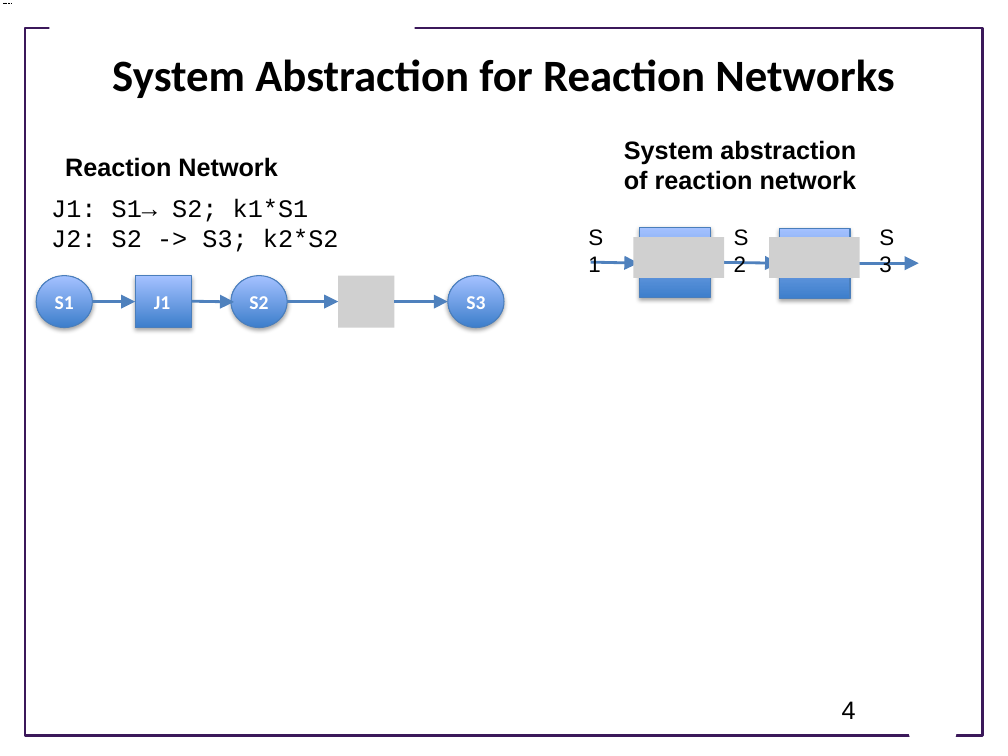
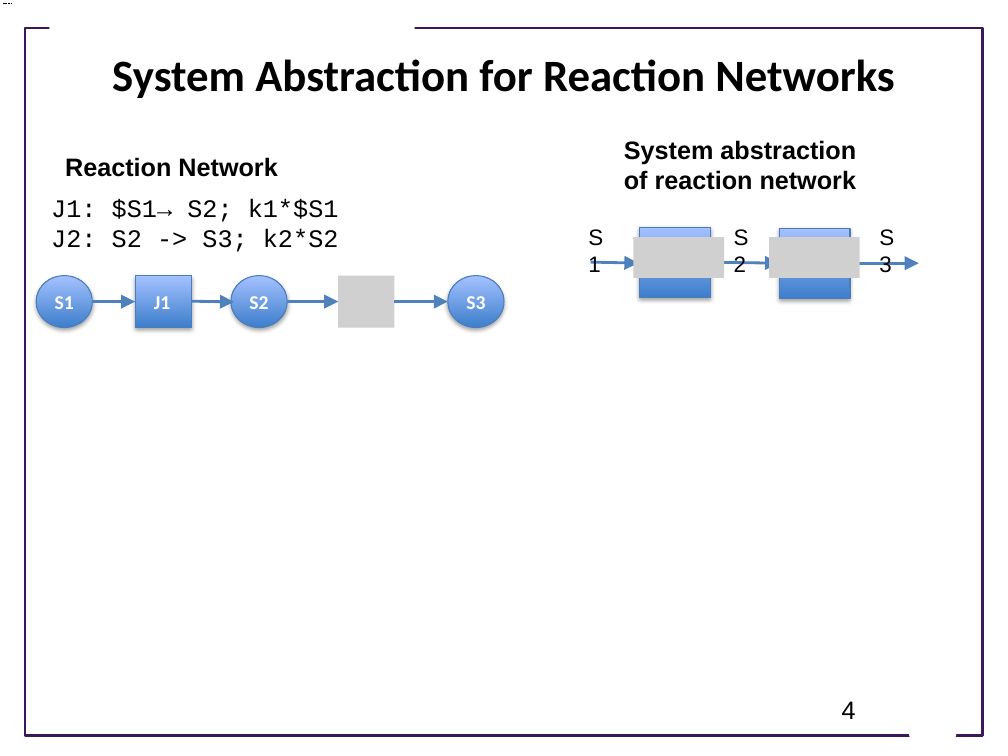
Before and after one commit to joseph-hellerstein/advanced-controls-lectures, a slide deck: slide 4 of Lecture_7-Laplace-Transforms/Laplace-Transforms.pptx. Drawn at 1008x756 pixels with LibreOffice and Linux fonts; fonts in the diff are those of the drawing; grey boxes stand for pictures; background and template pictures are left out. Boxes give left, top, right and bottom in pixels: in the first picture for what was removed or moved away, otherwise in the second. Text is boxed around its words. In the diff, an @@ line names an element or a change of style, - is before the commit and + after.

```diff
--- a/Lecture_7-Laplace-Transforms/Laplace-Transforms.pptx
+++ b/Lecture_7-Laplace-Transforms/Laplace-Transforms.pptx
@@ text at bbox=[51, 198, 339, 222]: text changed @@
-J1: S1→ S2; k1*S1
+J1: $S1→ S2; k1*$S1
```
Also in this commit, not shown: 8 other slides changed, 3 slides added, 1 slide removed.
